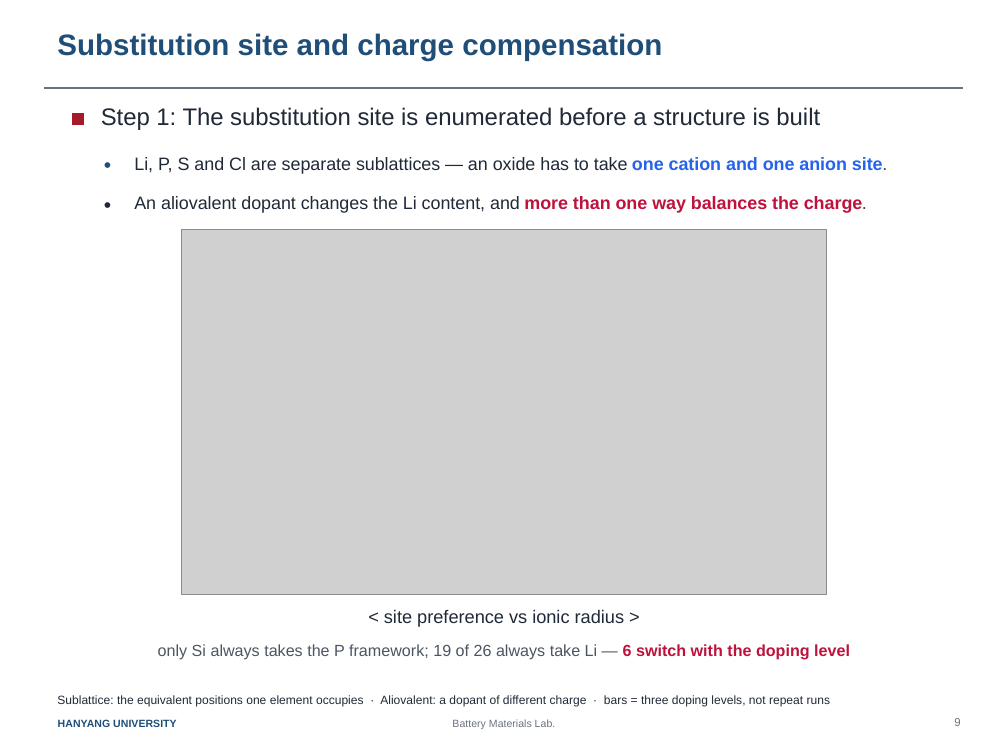
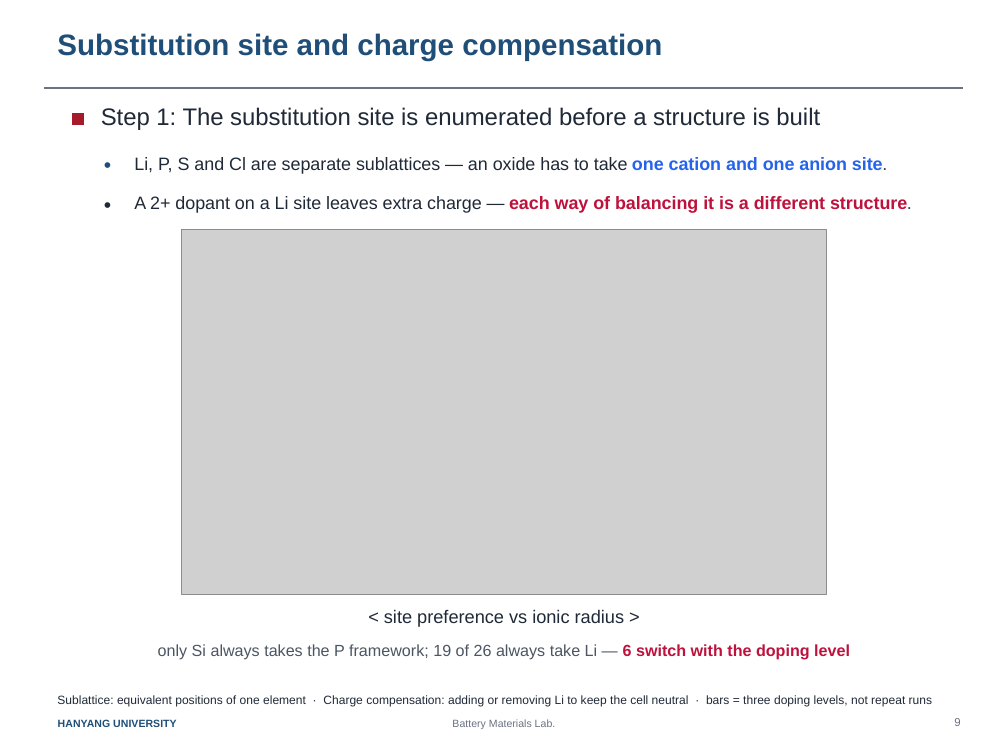
Before and after one commit to yonghoon7153-source/Yonghoon-DEM-DFT, a slide deck: slide 1 of docs/Slide09_site_and_charge.pptx. Drawn at 1008x756 pixels with LibreOffice and Linux fonts; fonts in the diff are those of the drawing; grey boxes stand for pictures. Boxes give left, top, right and bottom in pixels: in the first picture for what was removed or moved away, otherwise in the second. Text is boxed around its words. In the diff, an @@ line names an element or a change of style, - is before the commit and + after.

```diff
--- a/docs/Slide09_site_and_charge.pptx
+++ b/docs/Slide09_site_and_charge.pptx
@@ text at [134, 196, 912, 213]: text changed; text colour #1F2937 to #BE123C; bold on @@
-An aliovalent dopant changes the Li content, and more than one way balances the charge.
+A 2+ dopant on a Li site leaves extra charge — each way of balancing it is a different structure.
@@ text at [57, 695, 932, 707]: text changed @@
-Sublattice: the equivalent positions one element occupies · Aliovalent: a dopant of different charge · bars = three doping levels, not repeat runs
+Sublattice: equivalent positions of one element · Charge compensation: adding or removing Li to keep the cell neutral · bars = three doping levels, not repeat runs
```
Also in this commit, not shown: 2 other files.
